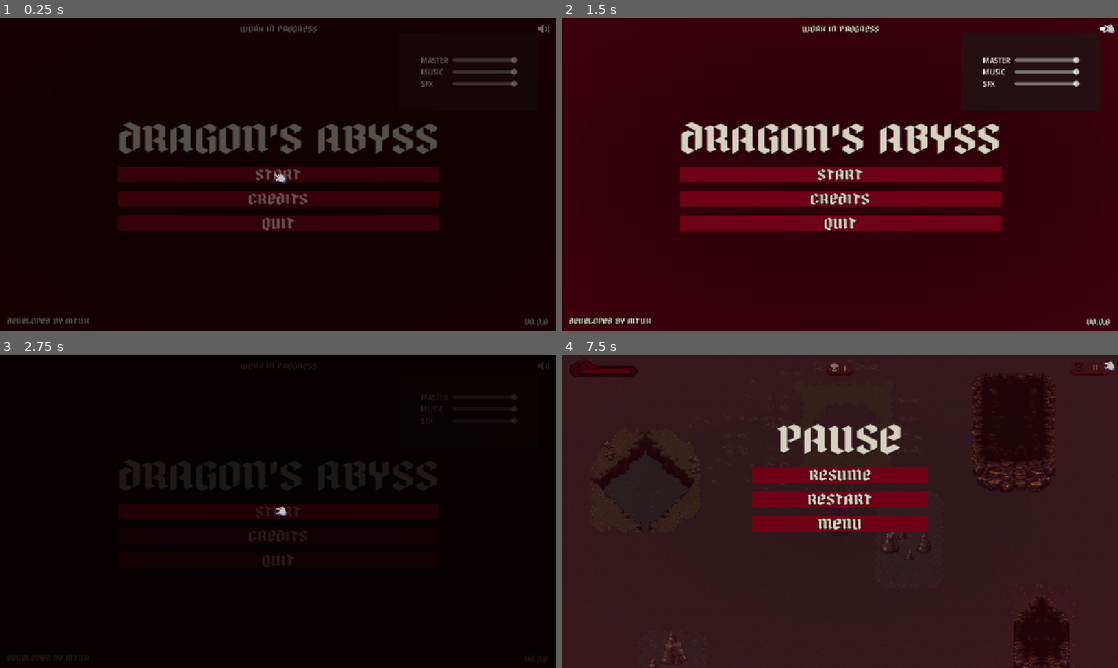
Above: before the commit, frames 1-4 (two rows, left to right).
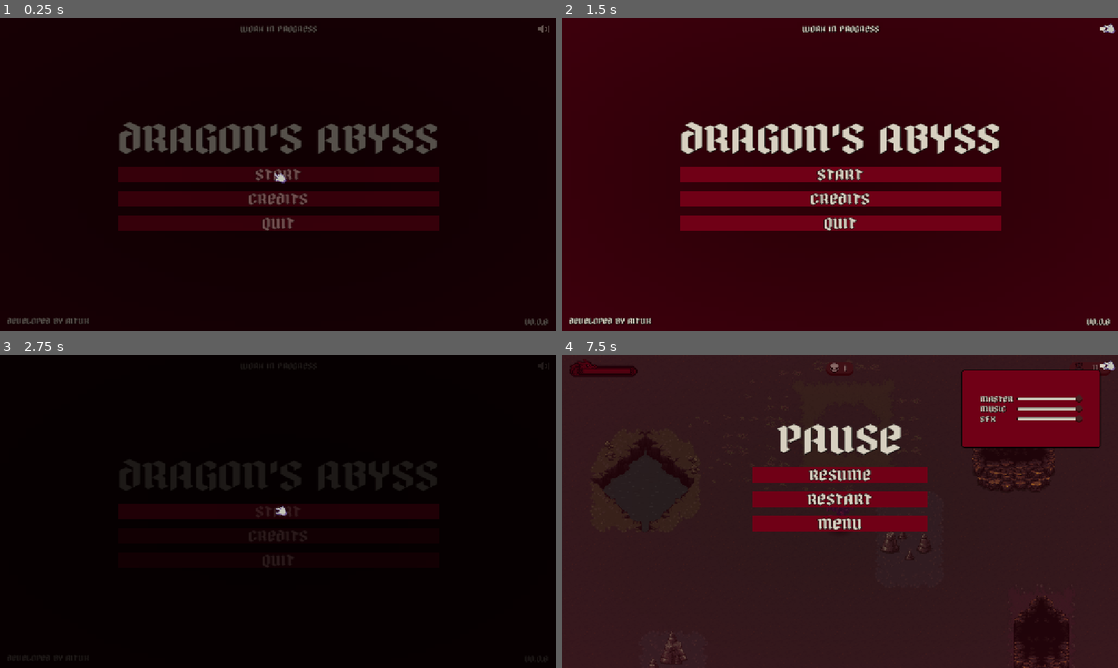
Above: after the commit, the same moments.

Repository: hgomezm92/dragons-abyss
Game: Godot game, scene res://scenes/ui/menu.tscn
Same seed, same stepped clock (60 frames per second), same inputs: the game is played once before the commit and once after it. Sound files missing from this copy of the repository are replaced by a short silence.
Inputs (mouse positions are in pixels of both pictures, inside the frame that each line leads up to):
- Up to frame 1 (0.25 s): no input
- Up to frame 2 (1.5 s): click (1106, 27) at 0.52 s; click (1106, 27) at 1.27 s
- Up to frame 3 (2.75 s): click "START" at 2 s
- Up to frame 4 (7.5 s): click "START" at 2.75 s; move the mouse to (962, 495) at 3.52 s; hold D (move_right) 3.53-4.28 s; hold Space (shoot) 3.53-4.28 s; click (962, 495) at 3.67 s; move the mouse to (728, 527) at 4.27 s; hold S (move_down) 4.28-5.03 s; tap Space (shoot) at 4.35, 5.85 s; move the mouse to (895, 442) at 5.02 s; hold D (move_right) 5.03-5.78 s; hold Space (shoot) 5.03-5.78 s; move the mouse to (812, 574) at 5.77 s; hold W (move_up) 5.78-6.53 s; click (812, 574) at 5.92 s; move the mouse to (1006, 558) at 6.52 s; hold A (move_left) 6.53-7.25 s; hold Space (shoot) 6.53-7.25 s; tap Escape (pause_menu) at 7.15 s; click (1106, 364) at 7.27 s

The runs differ from the first frame. In frame 1, 0.6% of the frame differs, in the area x 75-94%, y 12-22%; in frame 2, 0.7%; in frame 3, less than 0.1%; in frame 4, 6.2%, in the area x 71-98%, y 2-30%.

Commit message:
Add volume menu function

Diff:
--- a/scenes/ui/pause_menu.tscn
+++ b/scenes/ui/pause_menu.tscn
@@ -8,6 +8,7 @@
 [ext_resource type="StyleBox" uid="uid://cd1ecq0wuooqr" path="res://themes/buttons/pressed.tres" id="5_2rlsb"]
 [ext_resource type="StyleBox" uid="uid://ceo5y8hndrelp" path="res://themes/buttons/hover.tres" id="6_coo1x"]
 [ext_resource type="StyleBox" uid="uid://ds0rybawj1ohp" path="res://themes/buttons/focus.tres" id="7_2jkta"]
+[ext_resource type="PackedScene" uid="uid://gcm3sptliwxt" path="res://scenes/ui/volume_control.tscn" id="9_coo1x"]
 
 [node name="PauseMenu" type="CanvasLayer"]
 process_mode = 3
@@ -71,6 +72,9 @@
 theme_override_styles/focus = ExtResource("7_2jkta")
 text = "MENU"
 
+[node name="VolumeControl" parent="Panel" instance=ExtResource("9_coo1x")]
+layout_mode = 0
+
 [connection signal="pressed" from="Panel/VBoxContainer/Resume" to="." method="_on_resume_pressed"]
 [connection signal="pressed" from="Panel/VBoxContainer/Restart" to="." method="_on_restart_pressed"]
 [connection signal="pressed" from="Panel/VBoxContainer/Menu" to="." method="_on_menu_pressed"]
--- a/scenes/ui/volume_control.tscn
+++ b/scenes/ui/volume_control.tscn
@@ -1,18 +1,34 @@
-[gd_scene load_steps=3 format=3 uid="uid://gcm3sptliwxt"]
+[gd_scene load_steps=6 format=3 uid="uid://gcm3sptliwxt"]
 
 [ext_resource type="Texture2D" uid="uid://caoy2spchdnbo" path="res://assets/sprites/Asset 38.png" id="1_t5d2p"]
 [ext_resource type="Script" uid="uid://cpcdto1ows486" path="res://scripts/ui/volume_control.gd" id="1_tg4y4"]
+[ext_resource type="Theme" uid="uid://ytwaaicmtvpu" path="res://themes/fonts/fonts.tres" id="3_bgkbu"]
+[ext_resource type="Theme" uid="uid://c6yloqtjpw100" path="res://themes/slider.tres" id="4_bgkbu"]
 
-[node name="VolumeControl" type="Control" node_paths=PackedStringArray("master_slider", "music_slider", "sfx_slider")]
+[sub_resource type="StyleBoxFlat" id="StyleBoxFlat_tg4y4"]
+bg_color = Color(0.4392157, 0, 0.08627451, 1)
+border_width_left = 2
+border_width_top = 2
+border_width_right = 2
+border_width_bottom = 2
+border_color = Color(0, 0, 0, 1)
+corner_radius_top_left = 5
+corner_radius_top_right = 5
+corner_radius_bottom_right = 5
+corner_radius_bottom_left = 5
+
+[node name="VolumeControl" type="Control" node_paths=PackedStringArray("panel", "master_slider", "music_slider", "sfx_slider")]
 process_mode = 3
 layout_mode = 3
 anchors_preset = 0
 script = ExtResource("1_tg4y4")
+panel = NodePath("Panel")
 master_slider = NodePath("Panel/VBoxContainer/HBoxContainer/MasterSlider")
 music_slider = NodePath("Panel/VBoxContainer/HBoxContainer2/MusicSlider")
 sfx_slider = NodePath("Panel/VBoxContainer/HBoxContainer3/SFXSlider")
 
-[node name="TextureButton" type="TextureButton" parent="."]
+[node name="VolumeButton" type="TextureButton" parent="."]
+self_modulate = Color(0.84313726, 0.8156863, 0.7529412, 1)
 layout_mode = 0
 offset_left = 1240.0
 offset_top = 16.000006
@@ -22,11 +38,13 @@
 texture_normal = ExtResource("1_t5d2p")
 
 [node name="Panel" type="Panel" parent="."]
+visible = false
 layout_mode = 0
 offset_left = 920.0
 offset_top = 34.0
 offset_right = 1240.0
 offset_bottom = 214.0
+theme_override_styles/panel = SubResource("StyleBoxFlat_tg4y4")
 
 [node name="VBoxContainer" type="VBoxContainer" parent="Panel"]
 layout_mode = 1
@@ -49,6 +67,8 @@
 
 [node name="Label" type="Label" parent="Panel/VBoxContainer/HBoxContainer"]
 layout_mode = 2
+theme = ExtResource("3_bgkbu")
+theme_override_font_sizes/font_size = 16
 text = "MASTER"
 
 [node name="MasterSlider" type="HSlider" parent="Panel/VBoxContainer/HBoxContainer"]
@@ -56,6 +76,7 @@
 layout_mode = 2
 size_flags_horizontal = 10
 size_flags_vertical = 4
+theme = ExtResource("4_bgkbu")
 max_value = 1.0
 step = 0.01
 value = 1.0
@@ -67,6 +88,8 @@
 
 [node name="Label" type="Label" parent="Panel/VBoxContainer/HBoxContainer2"]
 layout_mode = 2
+theme = ExtResource("3_bgkbu")
+theme_override_font_sizes/font_size = 16
 text = "MUSIC"
 
 [node name="MusicSlider" type="HSlider" parent="Panel/VBoxContainer/HBoxContainer2"]
@@ -74,6 +97,7 @@
 layout_mode = 2
 size_flags_horizontal = 10
 size_flags_vertical = 4
+theme = ExtResource("4_bgkbu")
 max_value = 1.0
 step = 0.01
 value = 1.0
@@ -85,6 +109,8 @@
 
 [node name="Label" type="Label" parent="Panel/VBoxContainer/HBoxContainer3"]
 layout_mode = 2
+theme = ExtResource("3_bgkbu")
+theme_override_font_sizes/font_size = 16
 text = "SFX"
 
 [node name="SFXSlider" type="HSlider" parent="Panel/VBoxContainer/HBoxContainer3"]
@@ -92,10 +118,12 @@
 layout_mode = 2
 size_flags_horizontal = 10
 size_flags_vertical = 4
+theme = ExtResource("4_bgkbu")
 max_value = 1.0
 step = 0.01
 value = 1.0
 
+[connection signal="pressed" from="VolumeButton" to="." method="_on_volume_button_pressed"]
 [connection signal="value_changed" from="Panel/VBoxContainer/HBoxContainer/MasterSlider" to="." method="_on_master_slider_value_changed"]
 [connection signal="value_changed" from="Panel/VBoxContainer/HBoxContainer2/MusicSlider" to="." method="_on_music_slider_value_changed"]
 [connection signal="value_changed" from="Panel/VBoxContainer/HBoxContainer3/SFXSlider" to="." method="_on_sfx_slider_value_changed"]
--- a/scripts/systems/audio_manager.gd
+++ b/scripts/systems/audio_manager.gd
@@ -15,7 +15,7 @@
 func _set_default_volumes() -> void:
 	set_bus_volume("Master", 0.0)
 	set_bus_volume("Music", -30.0)
-	set_bus_volume("SFX", -6.0)
+	set_bus_volume("SFX", -18.0)
 
 func get_bus_volume(bus_name: String) -> float:
 	var bus_index = AudioServer.get_bus_index(bus_name)
--- a/scripts/ui/volume_control.gd
+++ b/scripts/ui/volume_control.gd
@@ -1,5 +1,6 @@
 extends Control
 
+@export var panel: Panel
 @export var master_slider: HSlider
 @export var music_slider: HSlider
 @export var sfx_slider: HSlider
@@ -7,7 +8,7 @@
 const _MUTE_MAX_DB: float = -80.0
 const _MASTER_MAX_DB: float = 0.0
 const _MUSIC_MAX_DB: float = -30.0
-const _SFX_MAX_DB: float = -6.0
+const _SFX_MAX_DB: float = -18.0
 
 # Called when the node enters the scene tree for the first time.
 func _ready() -> void:
@@ -36,3 +37,7 @@
 	if value <= _MUTE_MAX_DB:
 		return 0.0
 	return db_to_linear(value - max_db)
+
+
+func _on_volume_button_pressed() -> void:
+	panel.visible = !panel.visible
--- /dev/null
+++ b/themes/slider.tres
@@ -0,0 +1,46 @@
+[gd_resource type="Theme" load_steps=7 format=3 uid="uid://c6yloqtjpw100"]
+
+[ext_resource type="Texture2D" uid="uid://oy7f7cxypq6q" path="res://assets/sprites/FreeHorrorUi.png" id="1_n0jgm"]
+
+[sub_resource type="AtlasTexture" id="AtlasTexture_6ir1u"]
+atlas = ExtResource("1_n0jgm")
+region = Rect2(105, 105, 16, 16)
+
+[sub_resource type="AtlasTexture" id="AtlasTexture_bxt4t"]
+atlas = ExtResource("1_n0jgm")
+region = Rect2(105, 105, 16, 16)
+
+[sub_resource type="AtlasTexture" id="AtlasTexture_bgkbu"]
+atlas = ExtResource("1_n0jgm")
+region = Rect2(105, 105, 16, 16)
+
+[sub_resource type="StyleBoxFlat" id="StyleBoxFlat_6ir1u"]
+bg_color = Color(0.84313726, 0.8156863, 0.7529412, 1)
+border_width_left = 1
+border_width_top = 1
+border_width_right = 1
+border_width_bottom = 1
+border_color = Color(0, 0, 0, 1)
+corner_radius_top_left = 2
+corner_radius_top_right = 2
+corner_radius_bottom_right = 2
+corner_radius_bottom_left = 2
+
+[sub_resource type="StyleBoxFlat" id="StyleBoxFlat_bgkbu"]
+bg_color = Color(0.84313726, 0.8156863, 0.7529412, 1)
+border_width_left = 1
+border_width_top = 1
+border_width_right = 1
+border_width_bottom = 1
+border_color = Color(0, 0, 0, 1)
+corner_radius_top_left = 2
+corner_radius_top_right = 2
+corner_radius_bottom_right = 2
+corner_radius_bottom_left = 2
+
+[resource]
+HSlider/icons/grabber = SubResource("AtlasTexture_6ir1u")
+HSlider/icons/grabber_disabled = SubResource("AtlasTexture_bxt4t")
+HSlider/icons/grabber_highlight = SubResource("AtlasTexture_bgkbu")
+HSlider/styles/grabber_area = SubResource("StyleBoxFlat_6ir1u")
+HSlider/styles/grabber_area_highlight = SubResource("StyleBoxFlat_bgkbu")
Not shown: 1 places in scenes/ui/pause_menu.tscn that only renumber resources
